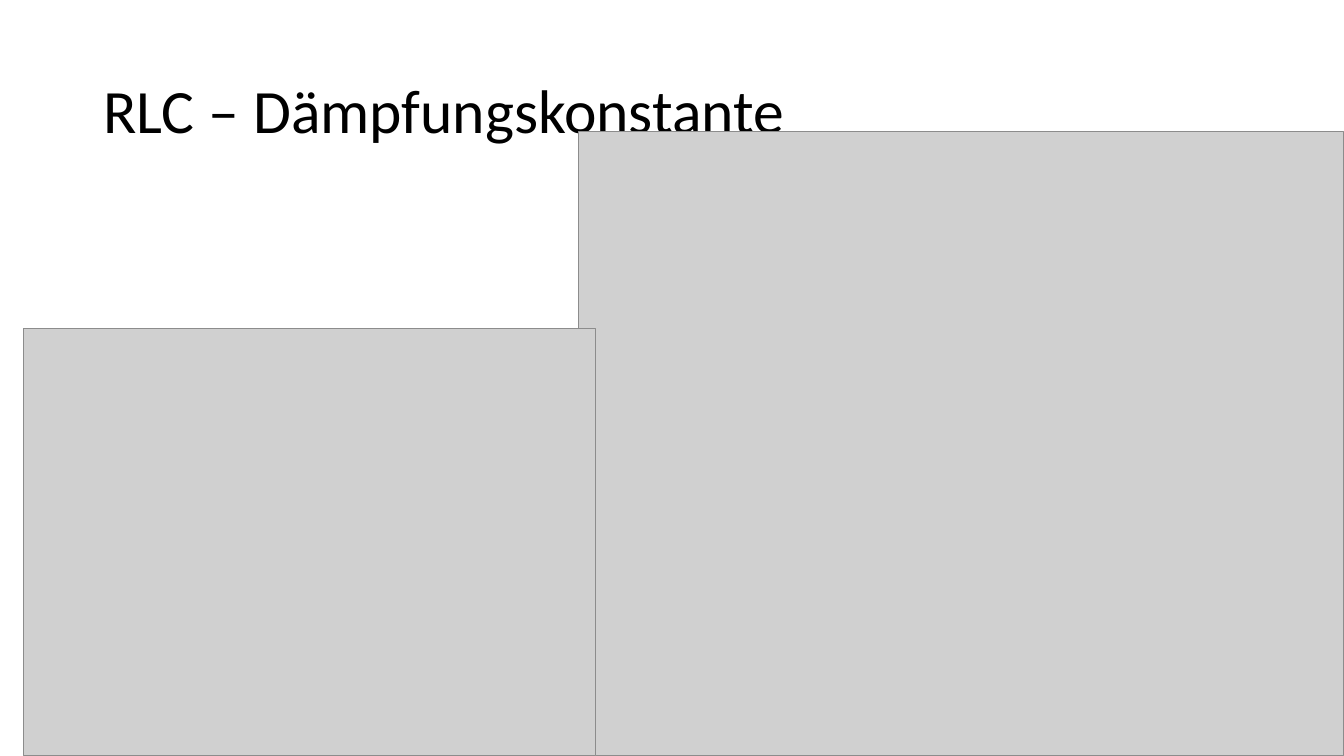
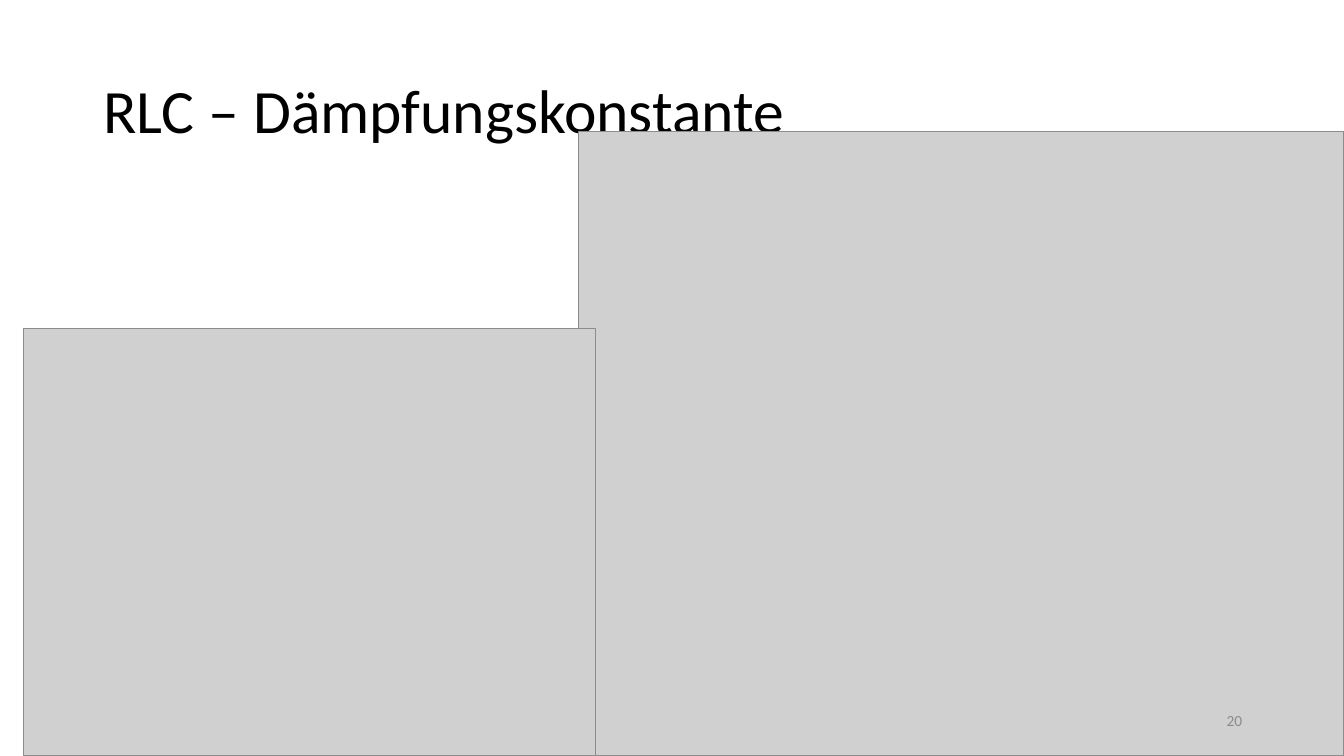
Before and after one commit to thewhitecat/grundpraktikum1, a slide deck: slide 20 of Elektronik/Elektronik.pptx (slide 21 before the commit). Drawn at 1344x756 pixels with LibreOffice and Linux fonts; fonts in the diff are those of the drawing; grey boxes stand for pictures. Boxes give left, top, right and bottom in pixels: in the first picture for what was removed or moved away, otherwise in the second. Text is boxed around its words. In the diff, an @@ line names an element or a change of style, - is before the commit and + after.

```diff
--- a/Elektronik/Elektronik.pptx
+++ b/Elektronik/Elektronik.pptx
@@ page number added at <box>1227,716,1243,726</box>, 11 pt, text #8C8C8C @@
+20
```
Also in this commit, not shown: 14 other slides changed, 1 slide removed.
